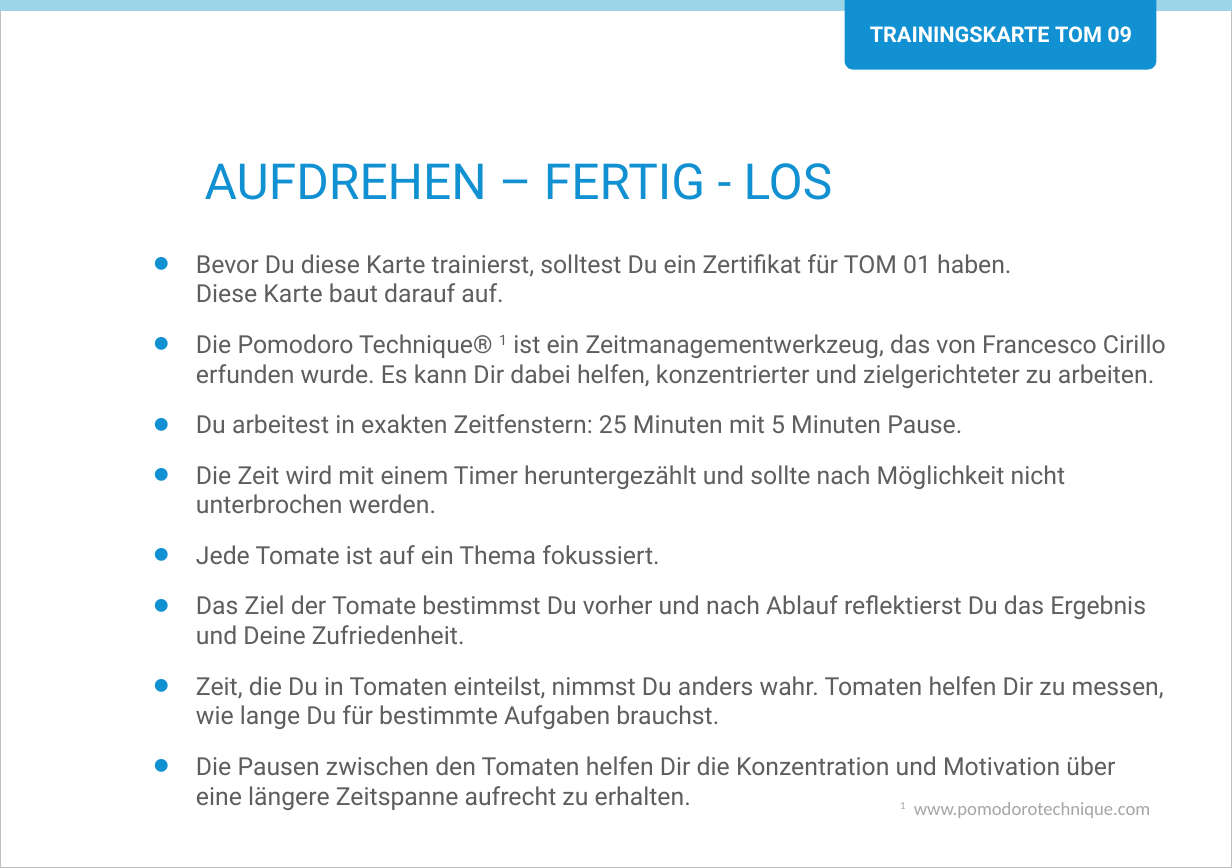
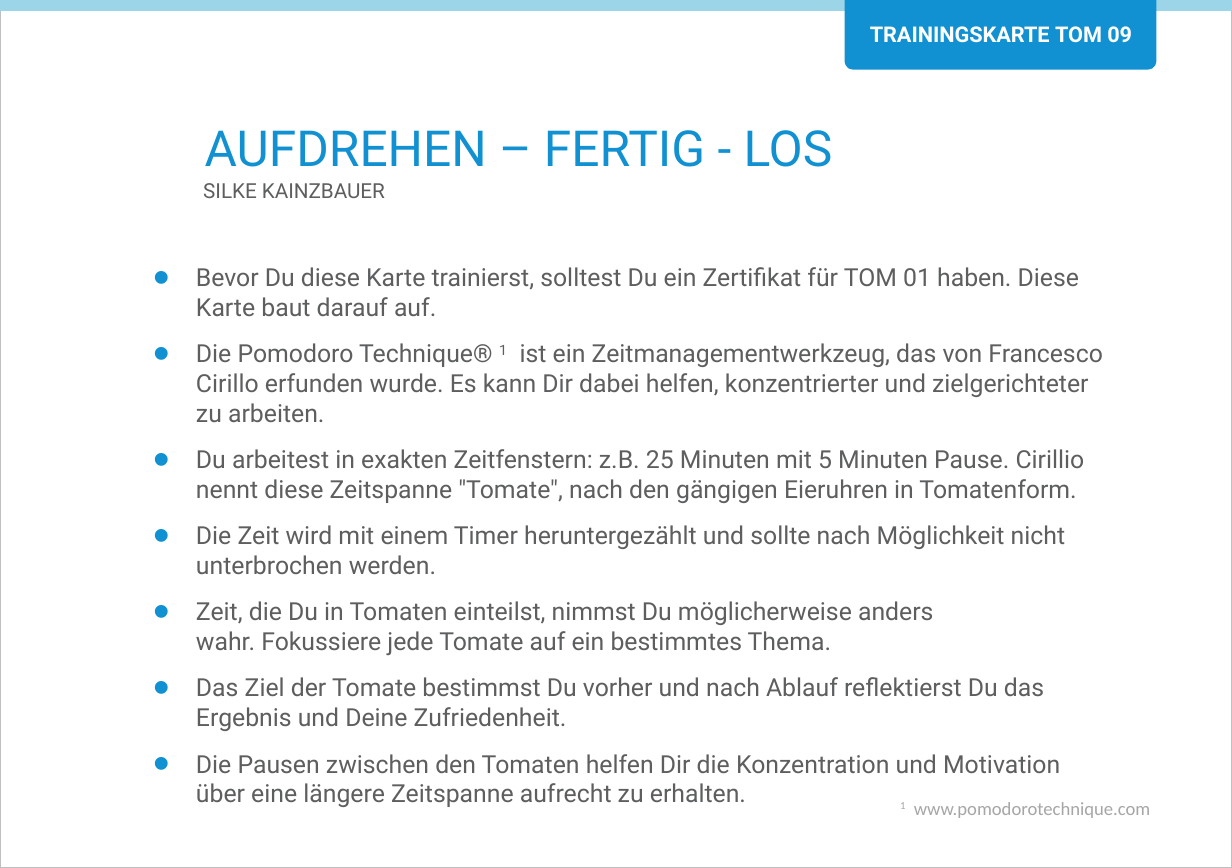
Before and after one commit to Teamtool/training-materials, a slide deck: slide 1 of agile moves/Tomatoes (TOM)/ger/journeyman/ger_TOM_09_Aufdrehen_fertig_los_AM_J.pptx. Drawn at 1232x868 pixels with LibreOffice and Linux fonts; fonts in the diff are those of the drawing; background and template pictures are left out. Boxes give left, top, right and bottom in pixels: in the first picture for what was removed or moved away, otherwise in the second. Text is boxed around its words. In the diff, an @@ line names an element or a change of style, - is before the commit and + after.

```diff
--- a/agile moves/Tomatoes (TOM)/ger/journeyman/ger_TOM_09_Aufdrehen_fertig_los_AM_J.pptx
+++ b/agile moves/Tomatoes (TOM)/ger/journeyman/ger_TOM_09_Aufdrehen_fertig_los_AM_J.pptx
@@ title "AUFDREHEN – FERTIG - LOS" moved from (x1=205, y1=163, x2=833, y2=200) to (x1=205, y1=130, x2=833, y2=167) @@
@@ subtitle added at (x1=203, y1=183, x2=385, y2=198), 10 pt, text #5D5E5F @@
+SILKE KAINZBAUER
@@ text "Bevor Du diese Karte trainierst, ..." moved from (x1=196, y1=254, x2=1166, y2=775) to (x1=196, y1=267, x2=1103, y2=807) @@
@@ text at (x1=196, y1=267, x2=1103, y2=807): less space between paragraphs @@
@@ text at (x1=196, y1=449, x2=1085, y2=503): text changed @@
-• Du arbeitest in exakten Zeitfenstern: 25 Minuten mit 5 Minuten Pause.
+• Du arbeitest in exakten Zeitfenstern: z.B. 25 Minuten mit 5 Minuten Pause. Cirillio nennt diese Zeitspanne "Tomate", nach den gängigen Eieruhren in Tomatenform.
@@ text at (x1=196, y1=601, x2=933, y2=655): text changed @@
-• Jede Tomate ist auf ein Thema fokussiert.
+• Zeit, die Du in Tomaten einteilst, nimmst Du möglicherweise anders wahr. Fokussiere jede Tomate auf ein bestimmtes Thema.
@@ text at (x1=196, y1=676, x2=1164, y2=729): paragraph removed @@
-• Zeit, die Du in Tomaten einteilst, nimmst Du anders wahr. Tomaten helfen Dir zu messen, wie lange Du für bestimmte Aufgaben brauchst.
```
Also in this commit, not shown: 1 other slide changed.
